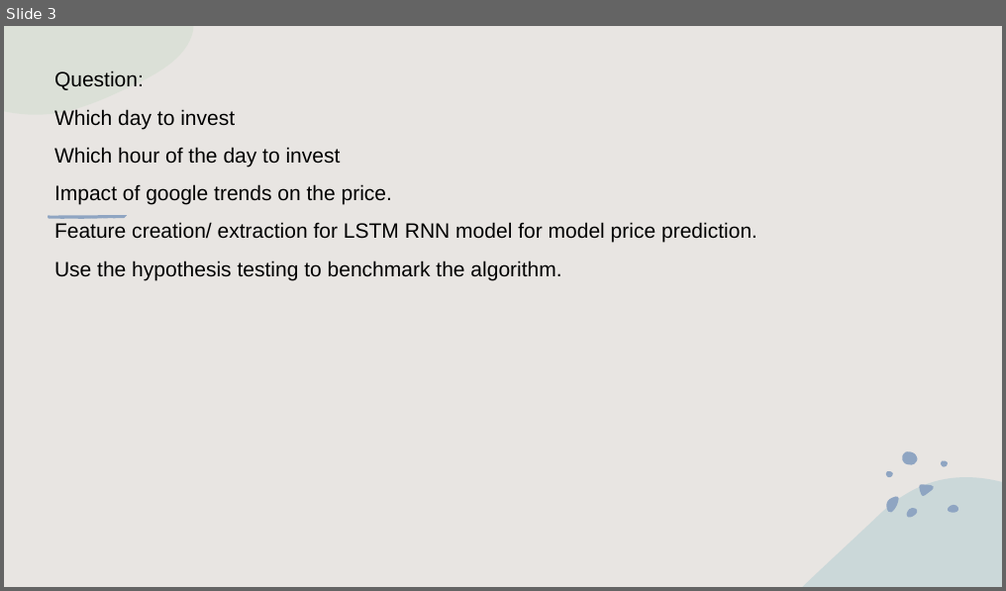
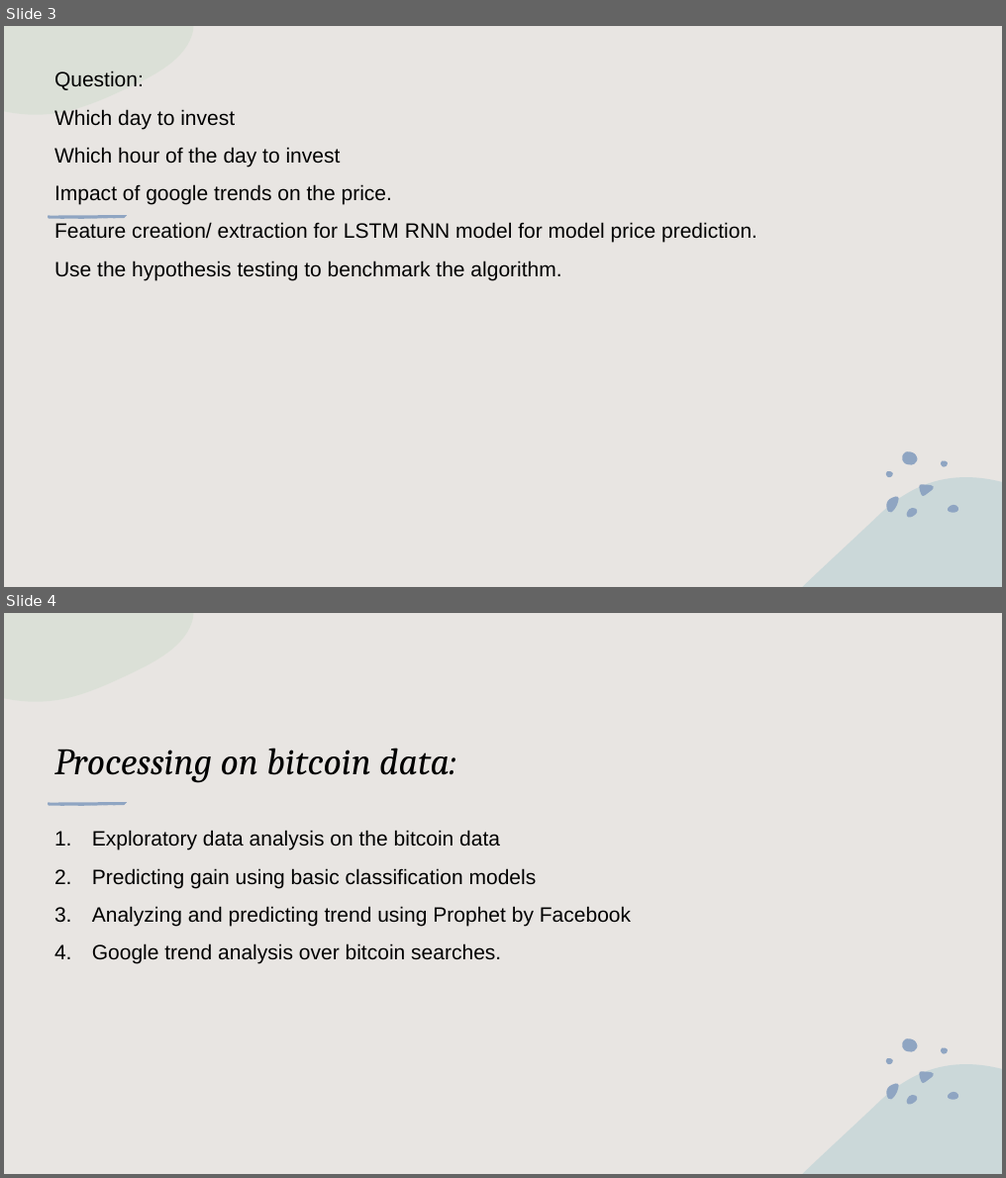
Before and after one commit to gamparohit/bitcoin, a slide deck: Data Mining Project.pptx. Shown one above the other, each under a label of ours: slide 3 before the commit, slides 3 and 4 after it. The pictures are 1006x591 and 1006x1178 pixels, drawn with LibreOffice and Linux fonts; fonts in the diff are those of the drawing. Boxes give left, top, right and bottom in pixels: in the first picture for what was removed or moved away, otherwise in the second. Text is boxed around its words. In the diff, an @@ line names an element or a change of style, - is before the commit and + after.

```diff
--- a/Data Mining Project.pptx
+++ b/Data Mining Project.pptx
@@ slide 4 added at [4,613,1002,1174], background #E8E5E2; not listed: 14 template elements that a slide beside it also shows @@
@@ title added at [54,748,456,783], 36 pt, text #000000, italic @@
+Processing on bitcoin data:
@@ text added at [92,830,631,963], 20 pt, text #000000 @@
+1. Exploratory data analysis on the bitcoin data
+2. Predicting gain using basic classification models
+3. Analyzing and predicting trend using Prophet by Facebook
+4. Google trend analysis over bitcoin searches.
```
Also in this commit, not shown: 2 slides changed, 3 other slides added.
